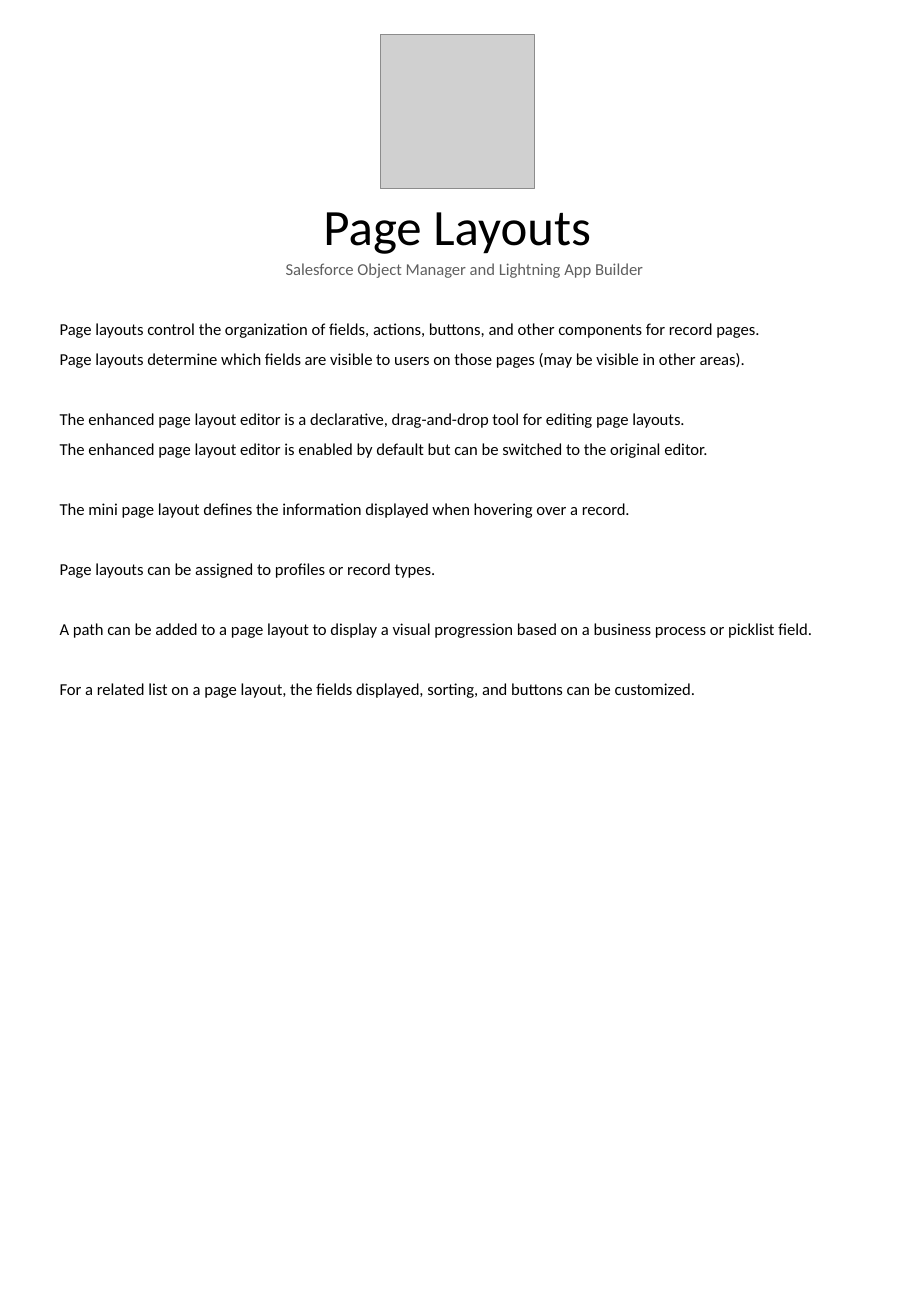
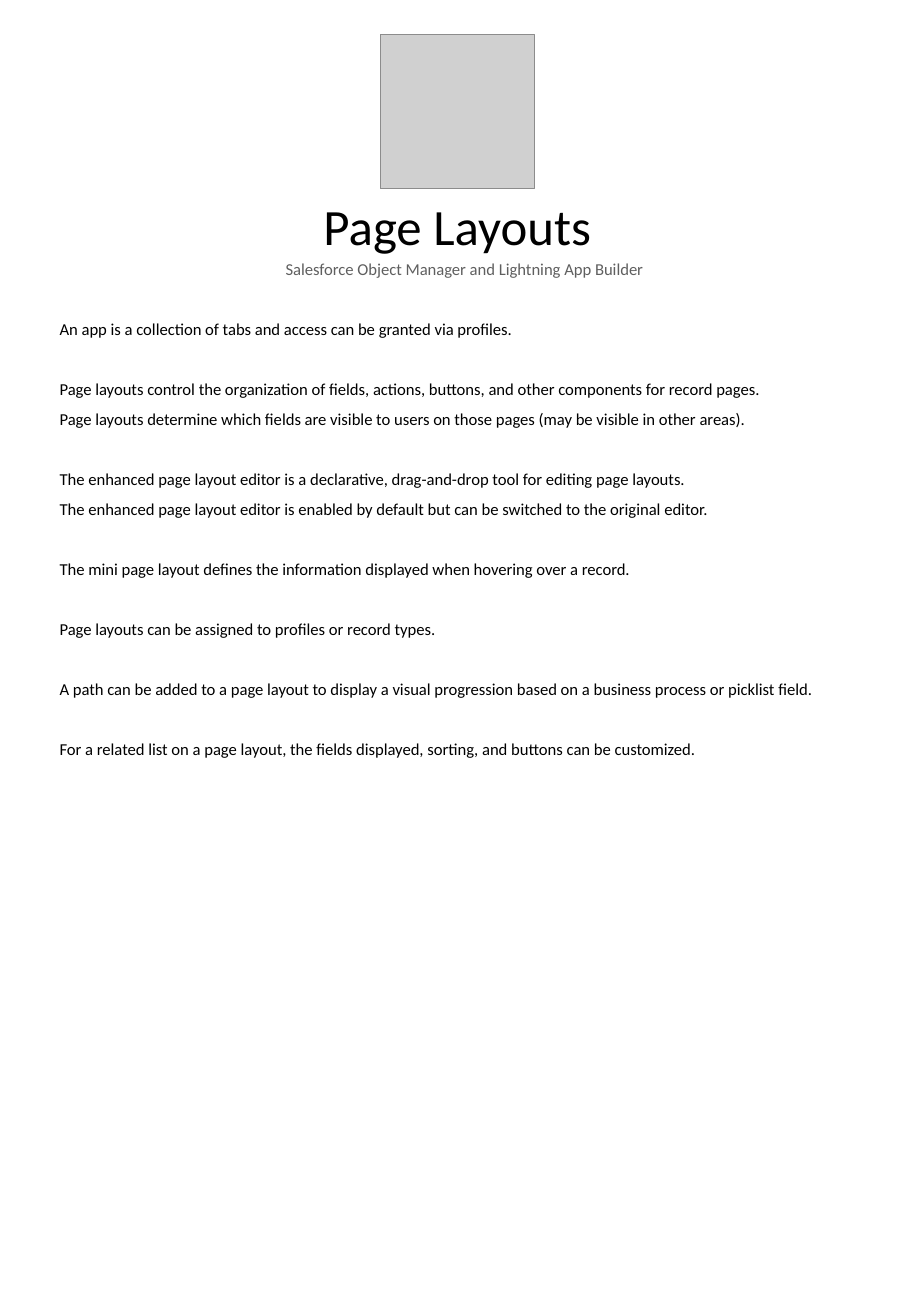
Before and after one commit to noahbaculi/salesforcegalaxy, a slide deck: slide 3 of data/admin/objects/pages.pptx. Drawn at 915x1316 pixels with LibreOffice and Linux fonts; fonts in the diff are those of the drawing; grey boxes stand for pictures. Boxes give left, top, right and bottom in pixels: in the first picture for what was removed or moved away, otherwise in the second. Text is boxed around its words. In the diff, an @@ line names an element or a change of style, - is before the commit and + after.

```diff
--- a/data/admin/objects/pages.pptx
+++ b/data/admin/objects/pages.pptx
@@ text at box(60, 323, 511, 338): paragraph added @@
+  An app is a collection of tabs and access can be granted via profiles.
```
Also in this commit, not shown: 2 other slides changed, 8 other files.
